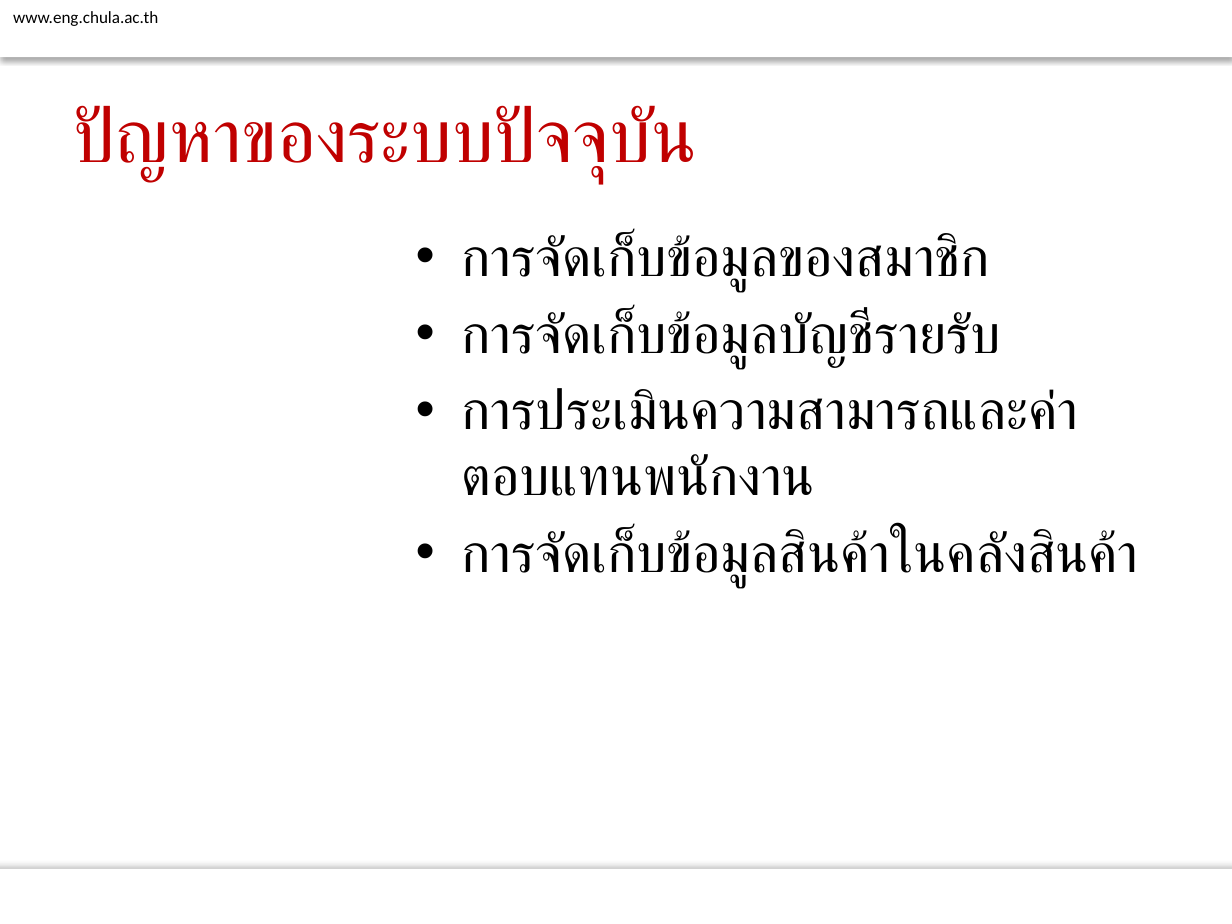
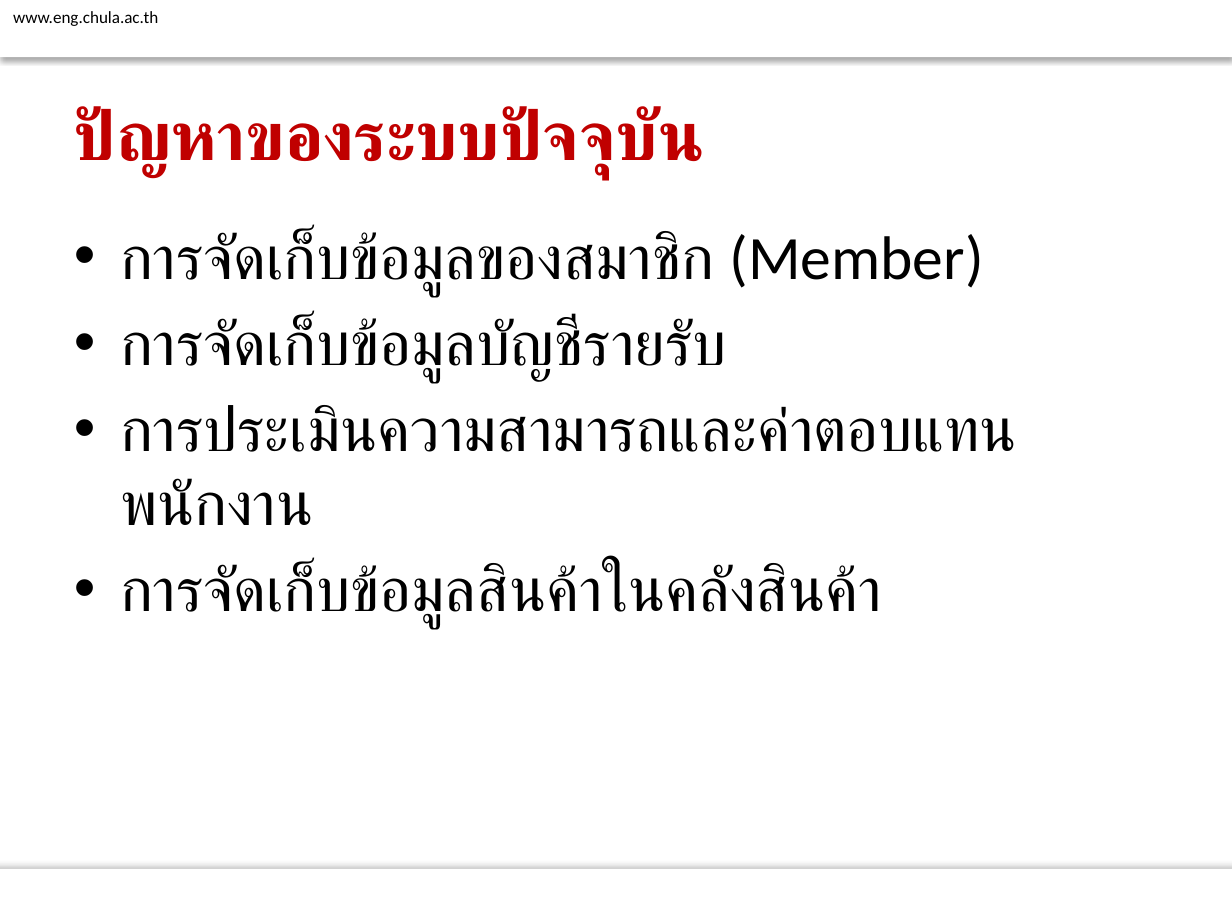
Before and after one commit to atadeesom/BubbleBeeDoc, a slide deck: slide 7 of Proposal/Final/Presentation R1.pptx. Drawn at 1232x924 pixels with LibreOffice and Linux fonts; fonts in the diff are those of the drawing; background and template pictures are left out. Boxes give left, top, right and bottom in pixels: in the first picture for what was removed or moved away, otherwise in the second. Text is boxed around its words. In the diff, an @@ line names an element or a change of style, - is before the commit and + after.

```diff
--- a/Proposal/Final/Presentation R1.pptx
+++ b/Proposal/Final/Presentation R1.pptx
@@ title "ปัญหาของระบบปัจจุบัน" at (74,107,704,179): size 44 to 40 pt, bold on @@
@@ text "การจัดเก็บข้อมูลของสมาชิก (Member)": place and size @@
-text "การจัดเก็บข้อมูลของสมาชิก (Member)" at (462,233,1139,587)
+text "การจัดเก็บข้อมูลของสมาชิก (Member)" at (120,231,1017,628)
@@ text at (120,231,984,296): text changed; size 32 to 36 pt @@
-• การจัดเก็บข้อมูลของสมาชิก
+• การจัดเก็บข้อมูลของสมาชิก (Member)
@@ text at (120,317,1017,628): size 32 to 36 pt in "การจัดเก็บข้อมูลบัญชีรายรับ", "การประเมินความสามารถและค่าตอบแทนพนักงาน", "การจัดเก็บข้อมูลสินค้าในคลังสินค้า" @@
```
Also in this commit, not shown: 17 other slides changed.
